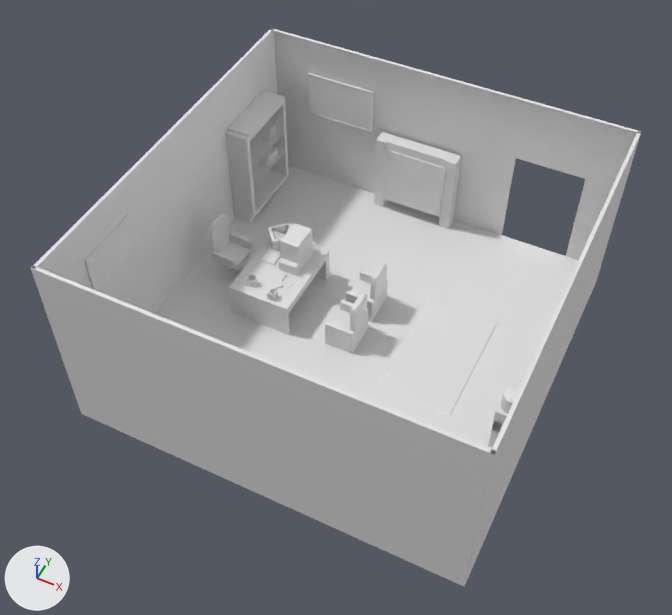
The glTF model assets/models/sala_do_delegado/Sala do Delegado.gltf as it was, and as the next commit left it.
Camera for both pictures: a 50 mm lens placed at (32.3, -70.0, 90.5), pointed at (-0.9, -3.6, 7.5). Lighting does not change. The marker at lower left points along +X, +Y and +Z. Where no turn or scale is listed for an object, it has been applied to the vertices.

Objects in the first picture: 'Base_Àgua', 'Chão', 'Estante', "Galão_D'água", 'Mesa', 'Mural', 'Parede 01', 'Parede 02', 'Parede 03', 'Parede 04', 'Poltrona_Visita02', 'Quadro', 'Quadro.002', 'Tapete'.
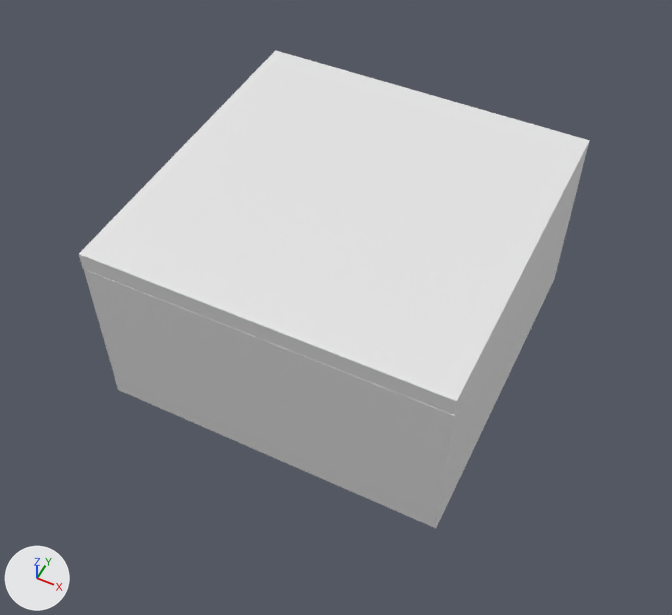
Boxes (x1, y1, x2, y2) around the edits, measured in the pictures (672 x 615 px):
'Teto', added
    after: (79, 50, 590, 415)
'Parede 02', moved, rescaled (22% narrower, 21% shorter)
    before: (31, 266, 496, 575)
    after: (87, 271, 448, 516)
'Chão', moved, rescaled
    before: (77, 165, 600, 587)
    after: (115, 269, 557, 528)
'Parede 01', deleted
    before: (271, 28, 641, 260)
'Parede 03', moved, rescaled
    before: (31, 29, 277, 314)
    after: (84, 270, 118, 380)
'Parede 04', moved, rescaled (11% narrower, 18% shorter)
    before: (469, 131, 641, 569)
    after: (432, 158, 585, 519)
'Base_Àgua', moved, rescaled (not visible afterwards)
    before: (488, 399, 508, 447)
"Galão_D'água", moved (not visible afterwards)
    before: (501, 385, 520, 414)
'Tapete', unchanged, covered by the edit
    before: (376, 299, 497, 417)
'Estante', unchanged, covered by the edit
    before: (226, 91, 289, 224)
'Mural', unchanged, covered by the edit
    before: (374, 132, 461, 228)
'Mesa', unchanged, covered by the edit
    before: (229, 236, 330, 335)

The change, as a list of edits to the scene's bpy script:
```text
Add me_plano_002:
    me_plano_002.from_pydata(...)  # a box spanning x -21.0..21.0, y -21.0..21.0, z -2.2..0.0
Change ob_chão:
    ob_chão.location: (0.0, 0.0, 0.0) -> (-1.3, 0.4, 0.9)
    ob_chão.scale: (24.9, 24.9, 24.9) -> (21.0, 21.0, 21.0)
Remove ob_parede_01:
    ob_parede_01 = bpy.data.objects.new('Parede 01', me_cubo_001)
    ob_parede_01.location = (0.0, 24.7, 11.3)
Change ob_parede_02:
    ob_parede_02.location: (0.0, -24.6, 11.3) -> (-1.3, -20.3, 10.4)
    ob_parede_02.scale: (24.9, 0.212, 11.4) -> (20.5, 0.3, 9.5)
Change ob_parede_03:
    ob_parede_03.location: (-24.6, 0.1, 11.3) -> (-21.9, 0.4, 10.4)
    ob_parede_03.scale: (24.8, 0.212, 11.4) -> (21.0, 0.3, 9.5)
Change ob_parede_04:
    ob_parede_04.location: (24.6, 0.0, 11.3) -> (19.4, 0.4, 10.4)
    ob_parede_04.scale: (24.8, 0.212, 11.4) -> (21.0, 0.3, 9.5)
Change ob_base_àgua:
    ob_base_àgua.location: (22.5, -7.3, 3.3) -> (17.7, -5.8, 4.5)
    ob_base_àgua.scale: (1.53, 1.31, 3.42) -> (1.59, 1.36, 3.56)
Change ob_galão_d_água:
    ob_galão_d_água.location: (22.6, -7.3, 6.5) -> (17.7, -5.8, 7.8)
Add ob_teto:
    ob_teto = bpy.data.objects.new('Teto', me_plano_002)
    ob_teto.location = (-1.3, 0.4, 22.1)
```
